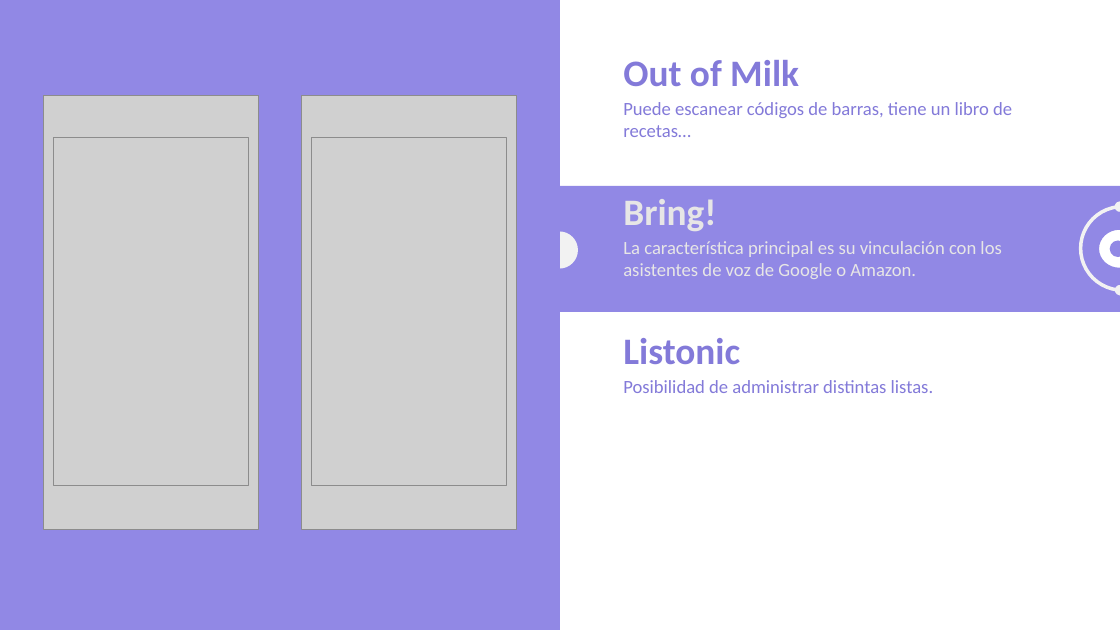
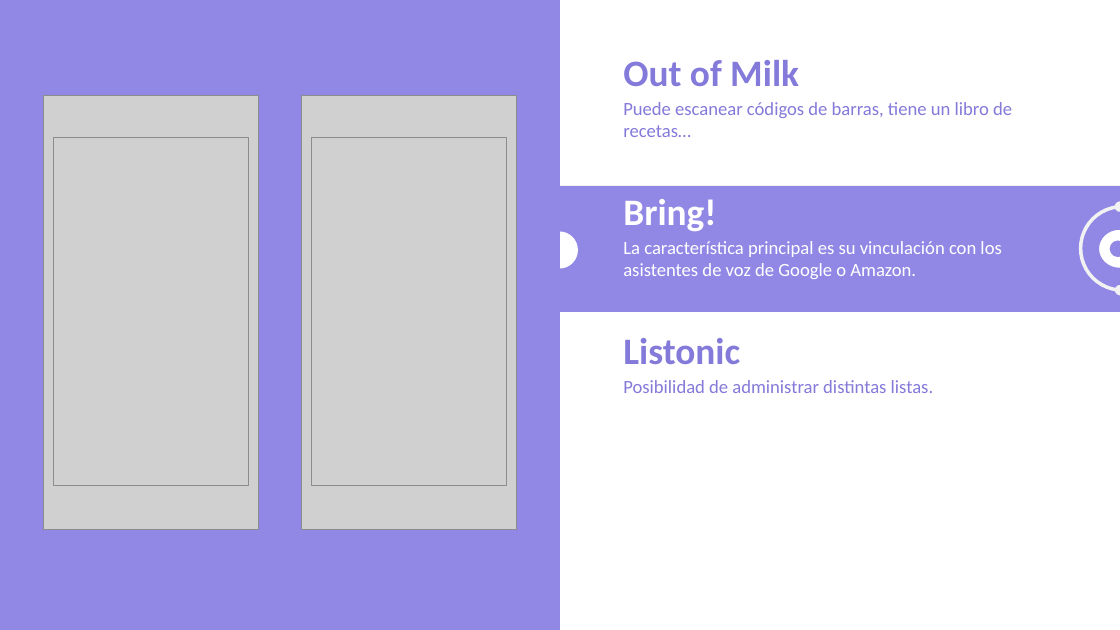
Before and after one commit to AndreaMendez09/TFG_Gestion_Alimentaria_Del_Hogar, a slide deck: slide 8 of Presentacion/Presentación.pptx. Drawn at 1120x630 pixels with LibreOffice and Linux fonts; fonts in the diff are those of the drawing; grey boxes stand for pictures. Boxes give left, top, right and bottom in pixels: in the first picture for what was removed or moved away, otherwise in the second. Text is boxed around its words. In the diff, an @@ line names an element or a change of style, - is before the commit and + after.

```diff
--- a/Presentacion/Presentación.pptx
+++ b/Presentacion/Presentación.pptx
@@ text "Bring!" at [623, 199, 716, 231]: text colour #E7E6E6 to #FFFFFF @@
@@ text "La característica principal es su ..." at [623, 241, 1001, 279]: text colour #E7E6E6 to #FFFFFF @@
```
Also in this commit, not shown: 2 other slides changed, 3 other files.
